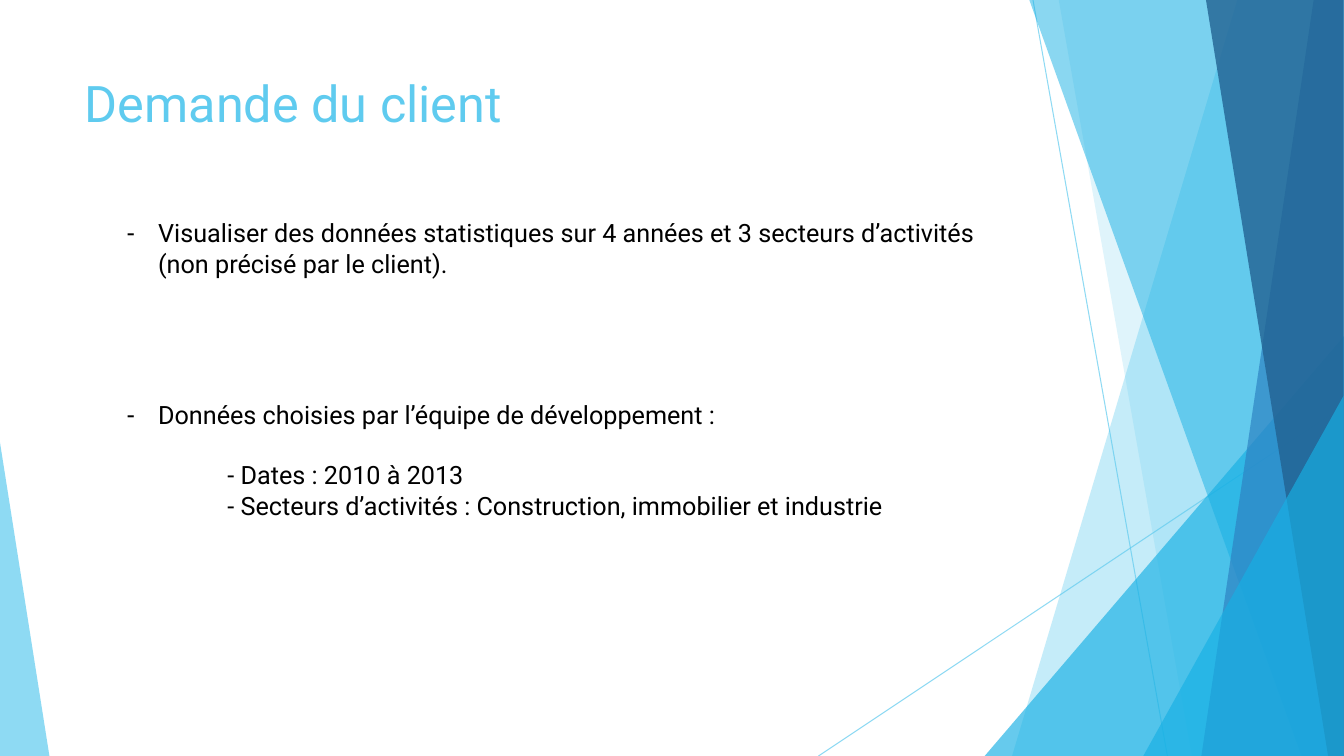
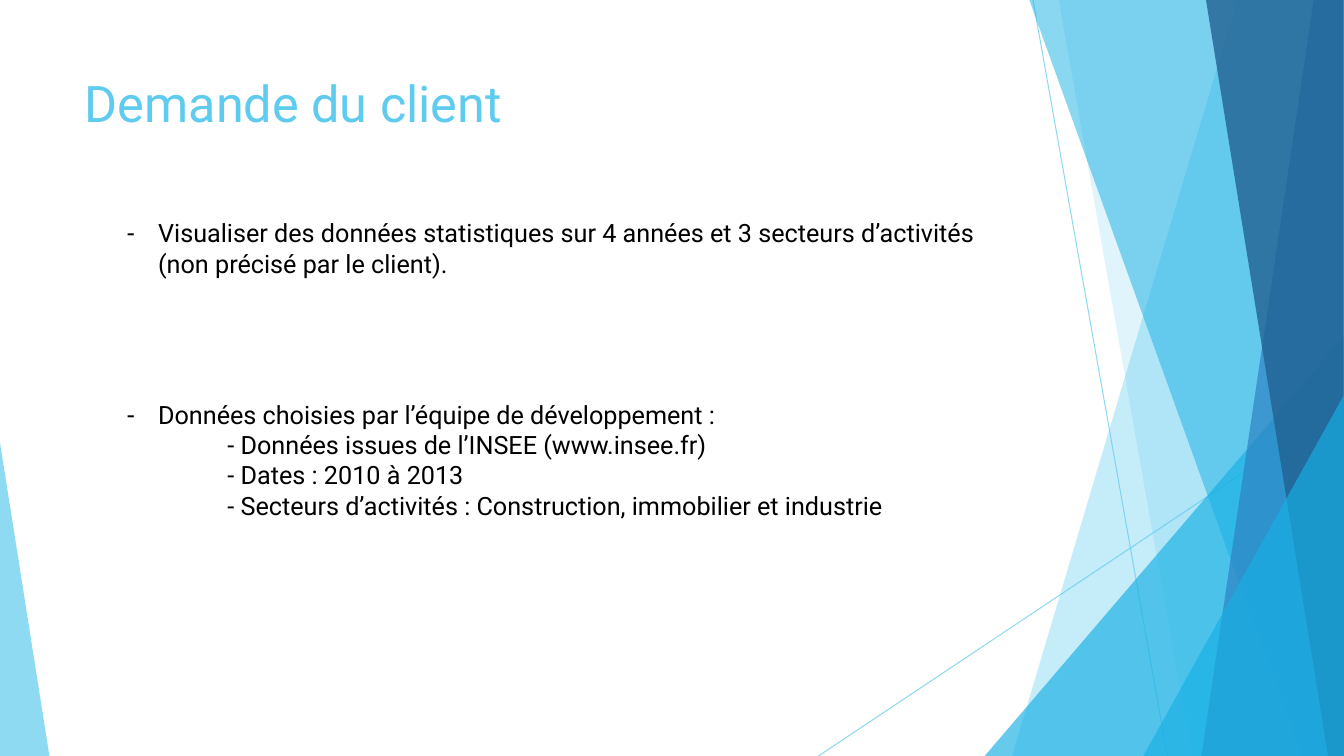
Before and after one commit to Maxime001/Statistiques, a slide deck: slide 2 of doc/Presentation05072016.pptx. Drawn at 1344x756 pixels with LibreOffice and Linux fonts; fonts in the diff are those of the drawing. Boxes give left, top, right and bottom in pixels: in the first picture for what was removed or moved away, otherwise in the second. Text is boxed around its words. In the diff, an @@ line names an element or a change of style, - is before the commit and + after.

```diff
--- a/doc/Presentation05072016.pptx
+++ b/doc/Presentation05072016.pptx
@@ text at [241,434,706,460]: paragraph added @@
+- Données issues de l’INSEE (www.insee.fr)
```
Also in this commit, not shown: 1 other slide changed, 1 slide added, 1 slide removed.
